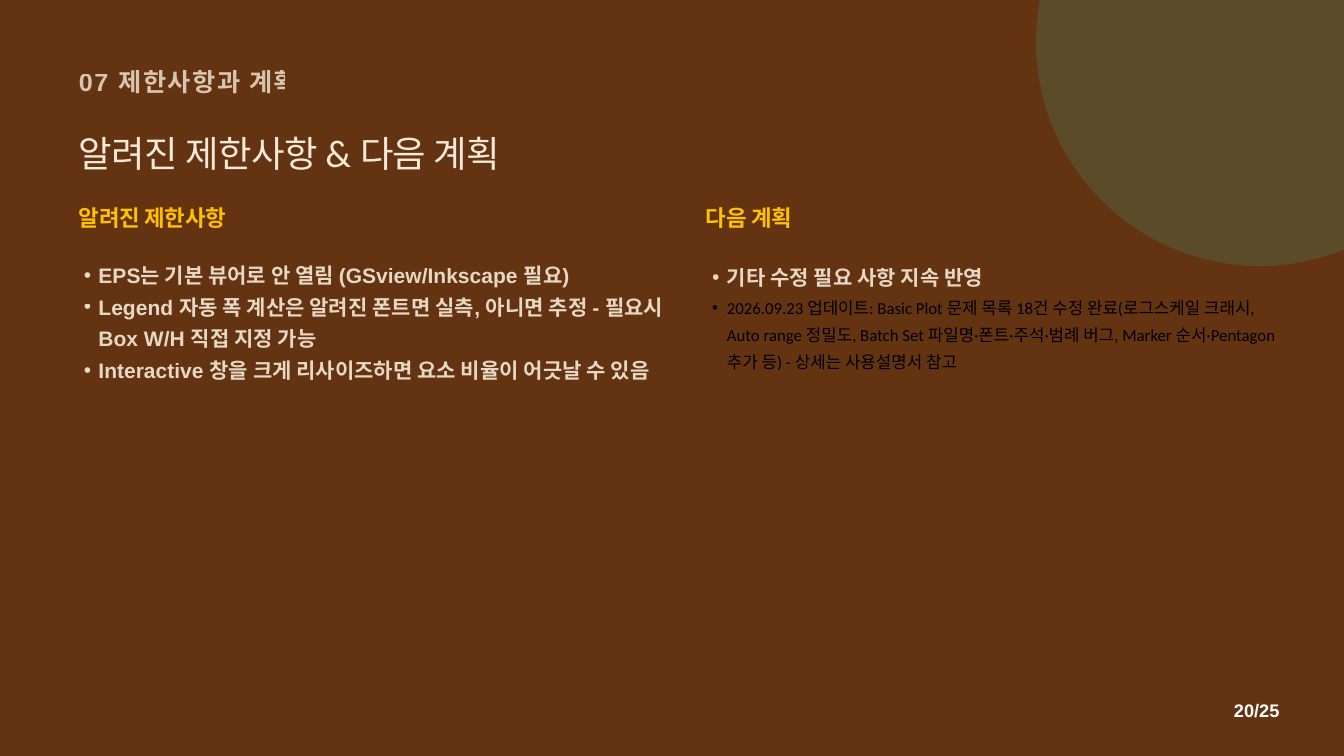
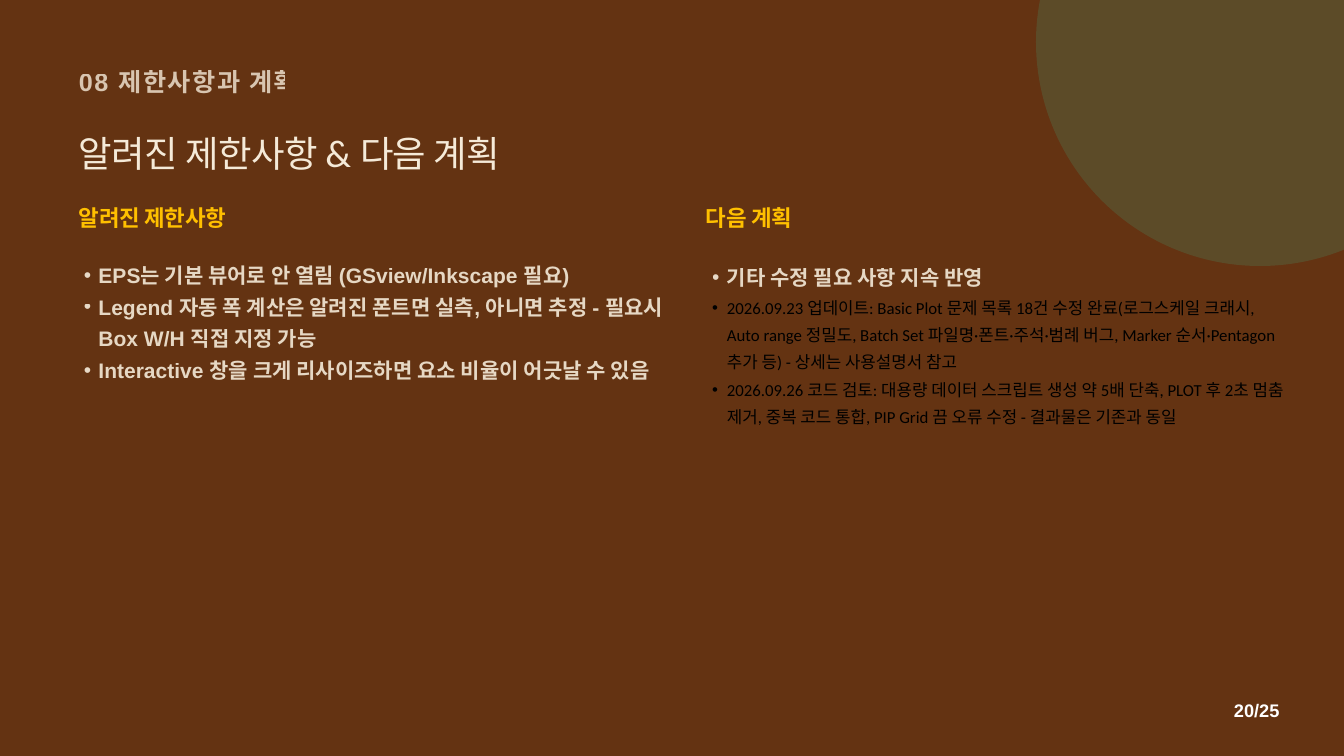
Before and after one commit to CWKIM113/CathPlot_Pub, a slide deck: slide 20 of CathPlot_발표.pptx. Drawn at 1344x756 pixels with LibreOffice and Linux fonts; fonts in the diff are those of the drawing. Boxes give left, top, right and bottom in pixels: in the first picture for what was removed or moved away, otherwise in the second. Text is boxed around its words. In the diff, an @@ line names an element or a change of style, - is before the commit and + after.

```diff
--- a/CathPlot_발표.pptx
+++ b/CathPlot_발표.pptx
@@ text at (79,70,297,93): text changed @@
-07 제한사항과 계획
+08 제한사항과 계획
@@ text at (727,382,1284,425): paragraph added @@
+• 2026.09.26 코드 검토: 대용량 데이터 스크립트 생성 약 5배 단축, PLOT 후 2초 멈춤 제거, 중복 코드 통합, PIP Grid 끔 오류 수정 - 결과물은 기존과 동일
```
Also in this commit, not shown: 5 other slides changed, 1 other file.
